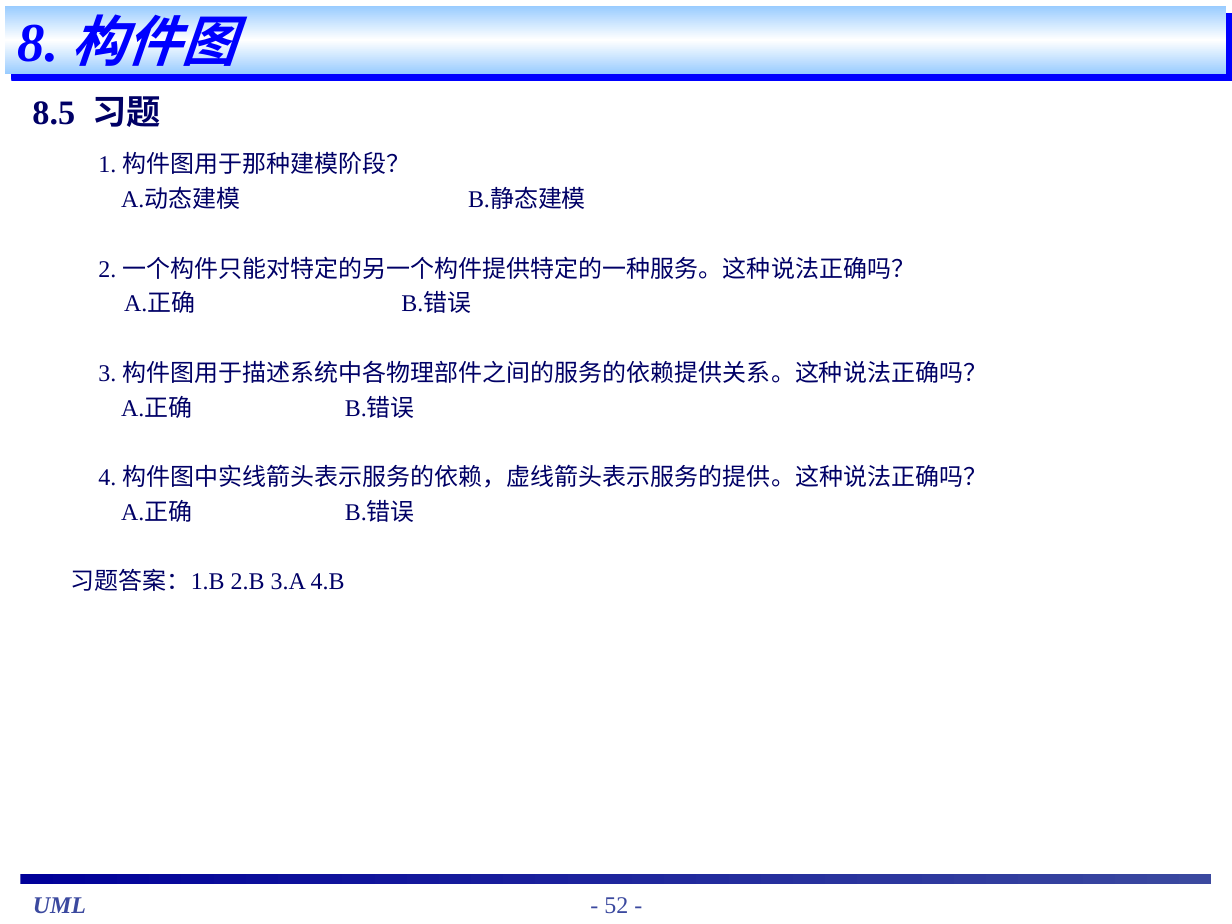
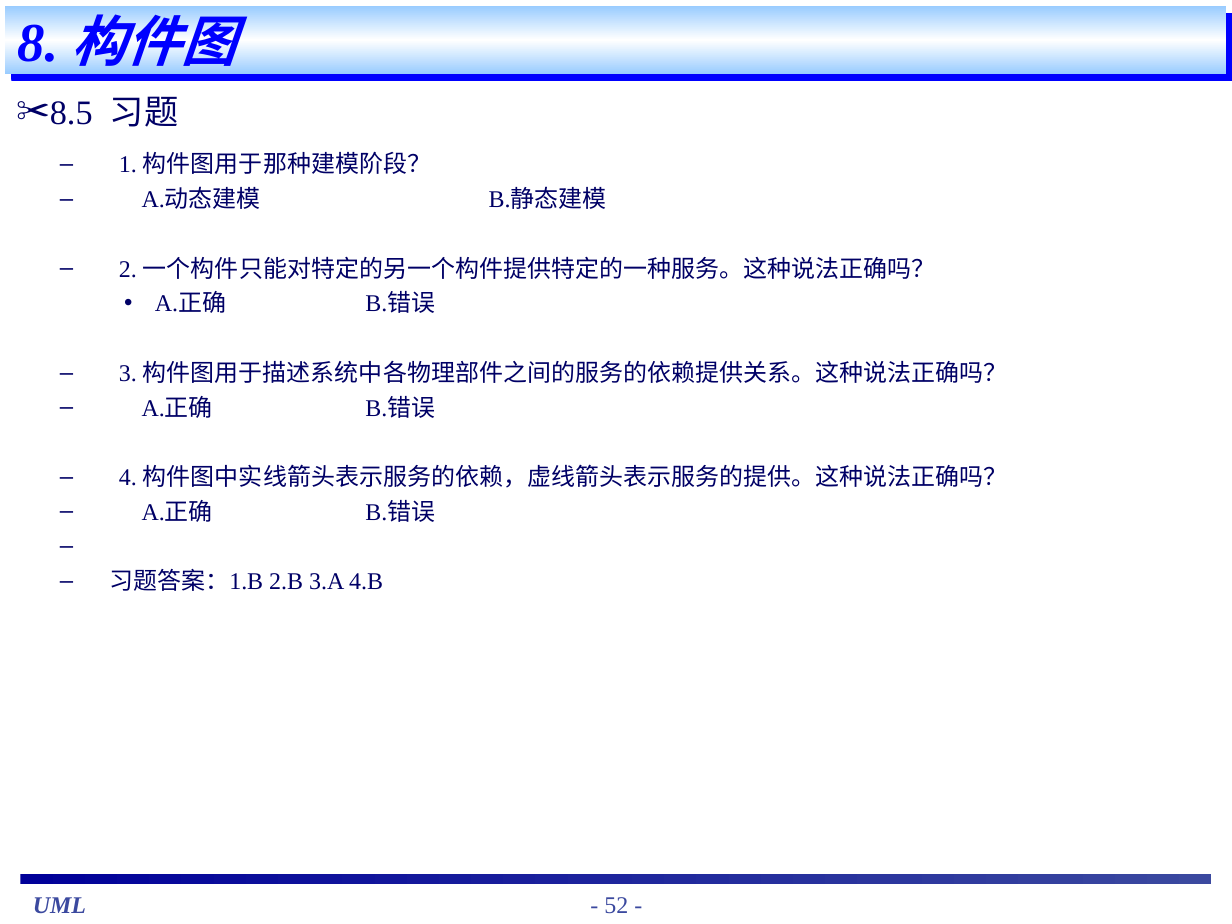
Before and after one commit to hfpf/Note, a slide deck: slide 52 of UML/staruml_教程.ppt. Drawn at 1232x924 pixels with LibreOffice and Linux fonts; fonts in the diff are those of the drawing. Boxes give left, top, right and bottom in pixels: in the first picture for what was removed or moved away, otherwise in the second. Text is boxed around its words. In the diff, an @@ line names an element or a change of style, - is before the commit and + after.

```diff
--- a/UML/staruml_教程.ppt
+++ b/UML/staruml_教程.ppt
@@ text "8.5 习题" moved from (x1=32, y1=96, x2=160, y2=127) to (x1=50, y1=96, x2=178, y2=127) @@
@@ text "8.5 习题" at (x1=50, y1=96, x2=178, y2=127): bold off; bullet none to ✂ @@
@@ text "1. 构件图用于那种建模阶段？" at (x1=109, y1=151, x2=1008, y2=591): bullet none to –; bullet none to • @@
```
Also in this commit, not shown: 45 other slides changed.
